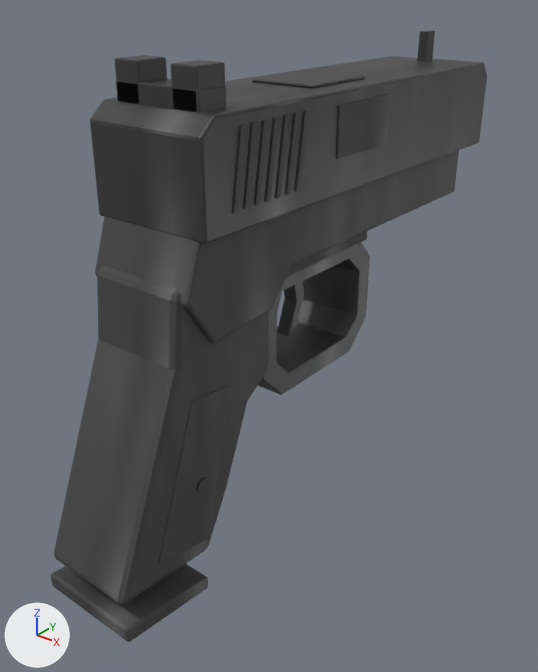
The glTF model tools/cs16/refined/glock.glb, before and after one commit.
Both versions are drawn from a 50 mm camera at (0.324, -0.333, 0.225) aimed at (-0.005, 0.079, -0.031). Arrows for +X, +Y and +Z are at lower left; the lights stay in place. The older version comes first. Vertices at exactly the same position are counted once.

In view in the first picture: 'glock_Body', 'glock_Magazine', 'glock_Slide'.
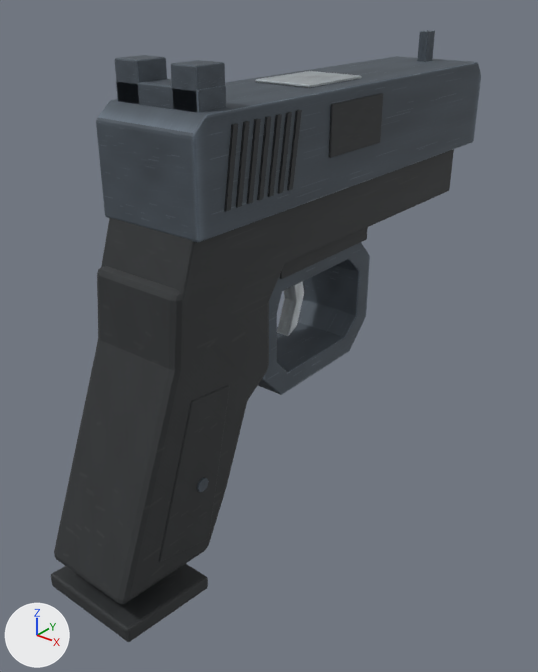
What changed in the scene script:
```text
Add mat_cs16_machined_steel_002:
    mat_cs16_machined_steel_002 = principled_material('CS16 Machined steel.002')
    mat_cs16_machined_steel_002.texture = img_cs16_finish_painted
    mat_cs16_machined_steel_002.metallic = 0.3
    mat_cs16_machined_steel_002.roughness = 0.48
Change me_contoured_pistol_grip_064:
    remove me_contoured_pistol_grip_064.from_pydata(...)  # 1190 vertices, 2320 faces; spans x -0.052..0.041, y -0.119..0.328, z -0.141..0.159
    add me_contoured_pistol_grip_064.from_pydata(...)  # 1190 vertices, 2320 faces; spans x -0.046..0.039, y -0.119..0.328, z -0.141..0.159
    me_contoured_pistol_grip_064 part 1: all 876 faces that had it switch from mat_cs16_stippled_polymer_018 (picture img_afps_metal_donor) to mat_cs16_stippled_polymer_002 (picture img_cs16_finish_painted)
    me_contoured_pistol_grip_064 part 2: all 852 faces that had it switch from mat_cs16_parkerized_steel_018 (picture img_afps_metal_donor) to mat_cs16_parkerized_steel_002 (picture img_cs16_finish_painted)
    me_contoured_pistol_grip_064 part 3: all 592 faces that had it switch from mat_cs16_machined_steel_018 (picture img_afps_metal_donor) to mat_cs16_machined_steel_002 (picture img_cs16_finish_painted)
    me_contoured_pistol_grip_064 part 4: texture (UV) coordinates of 2320 of 2320 faces, centred in x -0.052..0.041, y -0.119..0.328, z -0.141..0.159, changed; they spanned u 0.74..0.78, v 0.08..0.1 and now span u 0.01..0.49, v 0.03..0.97
    edits to the shape of me_contoured_pistol_grip_064 do not show in these pictures
Change me_pistol_magazine_003:
    where me_pistol_magazine_003.from_pydata(...)  # 112 vertices, 216 faces; spans x -0.04..0.04, y -0.121..-0.023, z -0.17..-0.009
    remove me_pistol_magazine_003.materials.append(mat_cs16_parkerized_steel_018)  # picture img_afps_metal_donor
    me_pistol_magazine_003 part 5: all 108 faces that had it switch from mat_cs16_stippled_polymer_018 (picture img_afps_metal_donor) to mat_cs16_stippled_polymer_002 (picture img_cs16_finish_painted)
    me_pistol_magazine_003 part 6: texture (UV) coordinates of 216 of 216 faces, centred in x -0.04..0.04, y -0.121..-0.023, z -0.17..-0.009, changed; they spanned u 0.74..0.75, v 0.08..0.09 and now span u 0.01..0.48, v 0.03..0.47
    add me_pistol_magazine_003.materials.append(mat_cs16_parkerized_steel_002)  # picture img_cs16_finish_painted
Change me_faceted_slide_049:
    remove me_faceted_slide_049.from_pydata(...)  # 532 vertices, 980 faces; spans x -0.048..0.048, y -0.043..0.32, z 0.087..0.181
    remove me_faceted_slide_049.materials.append(mat_cs16_stippled_polymer_018)  # picture img_afps_metal_donor
    add me_faceted_slide_049.from_pydata(...)  # 532 vertices, 980 faces; spans x -0.042..0.042, y -0.043..0.32, z 0.087..0.181
    me_faceted_slide_049 part 7: the loose piece of 84 vertices spanning x -0.046..0.046, y -0.043..0.32, z 0.087..0.157 is scaled about its middle by (0.88, 1, 1)
    me_faceted_slide_049 part 8: the loose piece of 8 vertices spanning x 0.046..0.048, y -0.02..-0.008, z 0.101..0.149 is moved by (-0.006, 0.0, 0.0)
    me_faceted_slide_049 part 9: the loose piece of 8 vertices spanning x 0.046..0.048, y -0.01..0.002, z 0.101..0.149 is moved by (-0.006, 0.0, 0.0)
    me_faceted_slide_049 part 10: the loose piece of 8 vertices spanning x 0.046..0.048, y 0.0..0.012, z 0.101..0.149 is moved by (-0.006, 0.0, 0.0)
    me_faceted_slide_049 part 11: the loose piece of 8 vertices spanning x 0.046..0.048, y 0.01..0.022, z 0.101..0.149 is moved by (-0.006, 0.0, 0.0)
    me_faceted_slide_049 part 12: the loose piece of 8 vertices spanning x 0.046..0.048, y 0.02..0.032, z 0.101..0.149 is moved by (-0.006, 0.0, 0.0)
    me_faceted_slide_049 part 13: the loose piece of 8 vertices spanning x 0.046..0.048, y 0.03..0.042, z 0.101..0.149 is moved by (-0.006, 0.0, 0.0)
    me_faceted_slide_049 part 14: the loose piece of 8 vertices spanning x 0.046..0.048, y 0.04..0.052, z 0.101..0.149 is moved by (-0.006, 0.0, 0.0)
    me_faceted_slide_049 part 15: the loose piece of 56 vertices spanning x 0.046..0.048, y 0.086..0.15, z 0.113..0.148 is moved by (-0.006, 0.0, 0.0)
    me_faceted_slide_049 part 16: all 704 faces that had it switch from mat_cs16_parkerized_steel_018 (picture img_afps_metal_donor) to mat_cs16_parkerized_steel_002 (picture img_cs16_finish_painted)
    me_faceted_slide_049 part 17: texture (UV) coordinates of 980 of 980 faces, centred in x -0.048..0.048, y -0.043..0.32, z 0.087..0.181, changed; they spanned u 0.74..0.79, v 0.08..0.1 and now span u 0.01..0.49, v 0.03..0.47
    other edits to the shape of me_faceted_slide_049 do not show in these pictures
    add me_faceted_slide_049.materials.append(mat_cs16_stippled_polymer_002)  # picture img_cs16_finish_painted
```

Location of each change, [x1, y1, x2, y2] in pixels of the pictures (538 x 672 px; the box of a moved part takes in the faces that stretch with it):
'glock_Body', recoloured, surface changed
    both: [54, 71, 453, 604]
'glock_Slide', recoloured, reshaped, surface changed
    before: [90, 30, 487, 244]
    after: [96, 30, 481, 242]
'glock_Magazine', recoloured, surface changed
    both: [51, 564, 208, 642]
part 1 of me_contoured_pistol_grip_064, recoloured
    both: [54, 153, 453, 604]
part 2 of me_contoured_pistol_grip_064, recoloured
    both: [197, 242, 370, 492]
part 3 of me_contoured_pistol_grip_064, recoloured
    both: [255, 71, 361, 336]
part 4 of me_contoured_pistol_grip_064, surface changed
    both: [54, 71, 453, 604]
part 5 of me_pistol_magazine_003, recoloured
    both: [51, 564, 208, 642]
part 6 of me_pistol_magazine_003, surface changed
    both: [51, 564, 208, 642]
part 7 of me_faceted_slide_049, moved or reshaped
    before: [90, 56, 487, 244]
    after: [96, 56, 481, 242]
part 8 of me_faceted_slide_049, moved or reshaped
    before: [231, 124, 246, 213]
    after: [224, 123, 238, 211]
part 9 of me_faceted_slide_049, moved or reshaped
    before: [243, 122, 258, 209]
    after: [236, 121, 250, 208]
part 10 of me_faceted_slide_049, moved or reshaped
    before: [254, 120, 269, 206]
    after: [247, 119, 261, 204]
part 11 of me_faceted_slide_049, moved or reshaped
    before: [264, 117, 279, 202]
    after: [257, 116, 271, 200]
part 12 of me_faceted_slide_049, moved or reshaped
    before: [275, 115, 290, 199]
    after: [267, 114, 282, 197]
part 13 of me_faceted_slide_049, moved or reshaped
    before: [284, 113, 300, 195]
    after: [277, 112, 292, 194]
part 14 of me_faceted_slide_049, moved or reshaped
    before: [294, 111, 309, 192]
    after: [287, 110, 302, 190]
part 15 of me_faceted_slide_049, moved or reshaped
    before: [336, 94, 390, 159]
    after: [329, 93, 383, 158]
part 16 of me_faceted_slide_049, recoloured
    both: [96, 30, 481, 242]
part 17 of me_faceted_slide_049, surface changed
    both: [96, 30, 481, 242]
